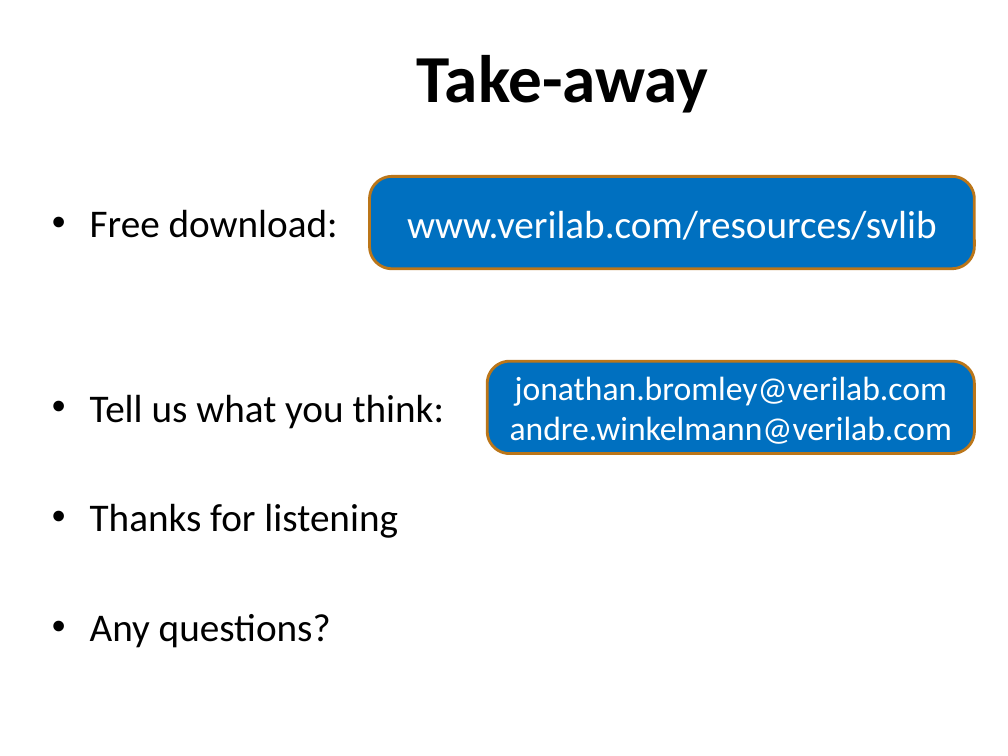
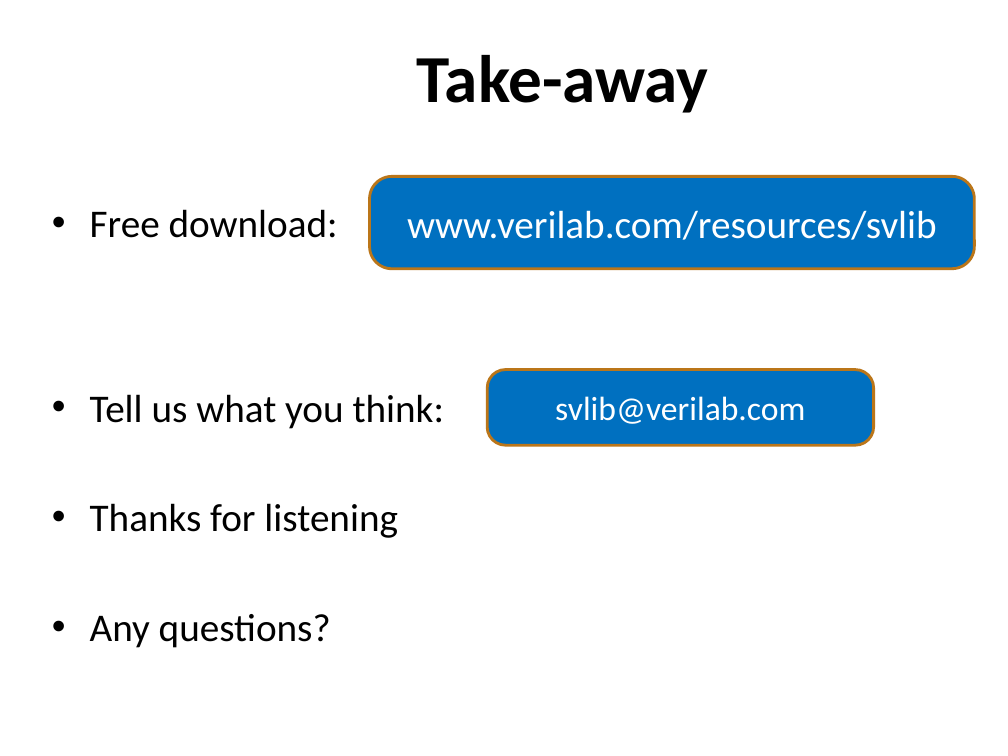
Before and after one commit to xiaoweish/svlib, a slide deck: slide 17 of svlib/doc/163-aq602-draft2.pptm. Drawn at 1008x756 pixels with LibreOffice and Linux fonts; fonts in the diff are those of the drawing; background and template pictures are left out. Boxes give left, top, right and bottom in pixels: in the first picture for what was removed or moved away, otherwise in the second. Text is boxed around its words. In the diff, an @@ line names an element or a change of style, - is before the commit and + after.

```diff
--- a/svlib/doc/163-aq602-draft2.pptm
+++ b/svlib/doc/163-aq602-draft2.pptm
@@ rounded rectangle "svlib@verilab.com": place and size @@
-rounded rectangle "svlib@verilab.com" at [487,361,974,454]
+rounded rectangle "svlib@verilab.com" at [487,370,873,446]
@@ text in rounded rectangle at [555,396,805,424]: text changed @@
-jonathan.bromley@verilab.com
-andre.winkelmann@verilab.com
+svlib@verilab.com
```
Also in this commit, not shown: 5 other slides changed.
